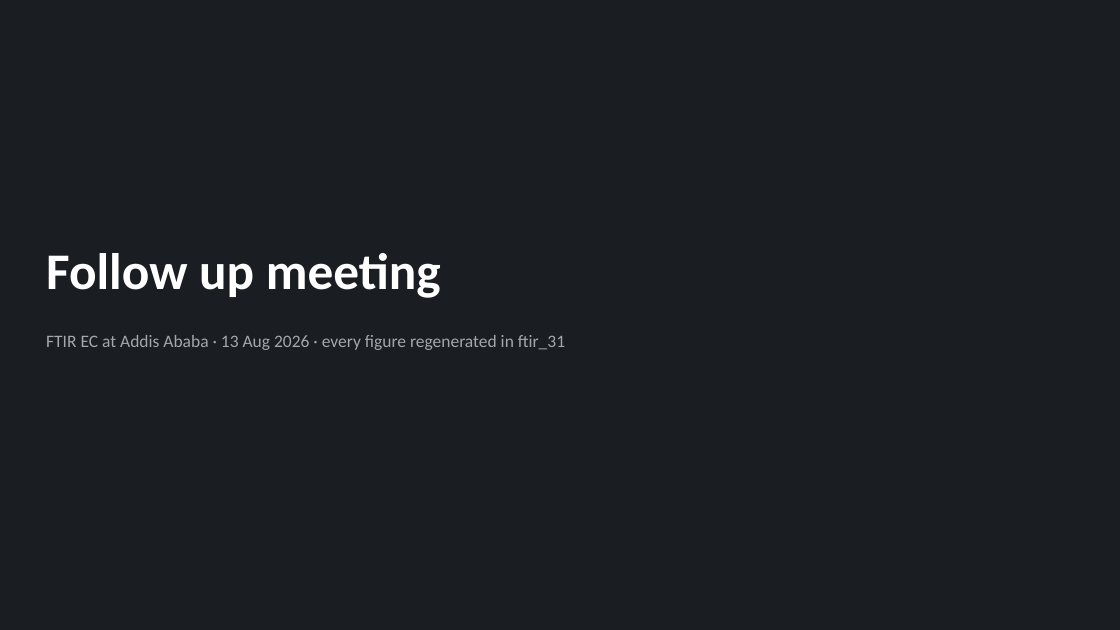
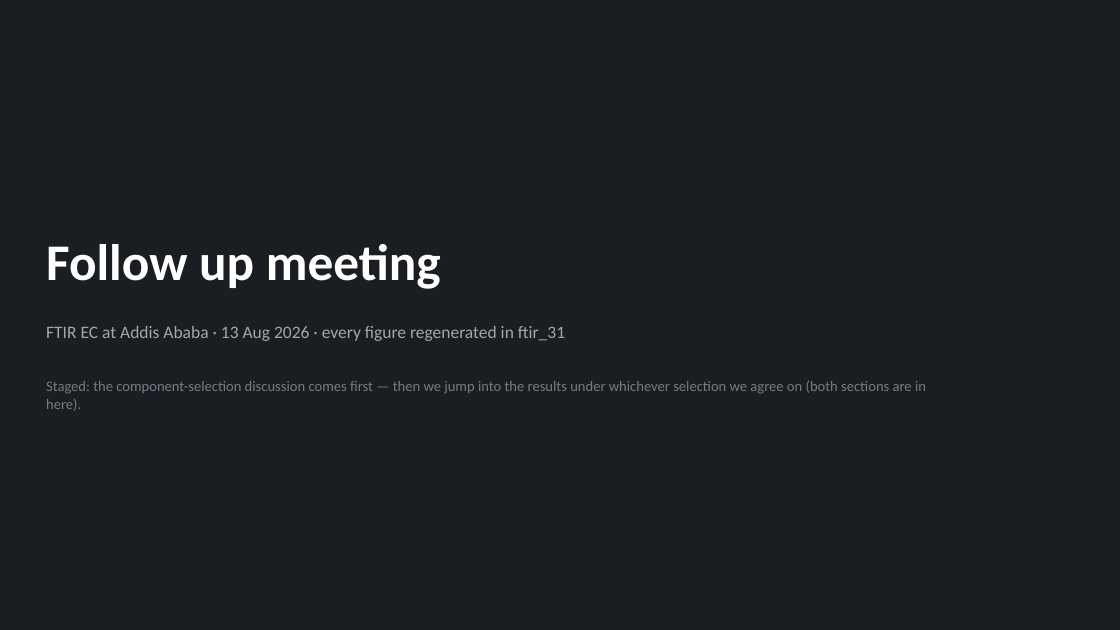
Before and after one commit to ahzs645/aethmodular, a slide deck: slide 1 of research/ftir_ec_phase3/deliverables/satoshi_followup_2026-08-13.pptx. Drawn at 1120x630 pixels with LibreOffice and Linux fonts; fonts in the diff are those of the drawing. Boxes give left, top, right and bottom in pixels: in the first picture for what was removed or moved away, otherwise in the second. Text is boxed around its words. In the diff, an @@ line names an element or a change of style, - is before the commit and + after.

```diff
--- a/research/ftir_ec_phase3/deliverables/satoshi_followup_2026-08-13.pptx
+++ b/research/ftir_ec_phase3/deliverables/satoshi_followup_2026-08-13.pptx
@@ text "Follow up meeting": place and size @@
-text "Follow up meeting" at box(46, 253, 441, 298)
+text "Follow up meeting" at box(46, 244, 441, 289)
@@ text "FTIR EC at Addis Ababa ...": place and size @@
-text "FTIR EC at Addis Ababa ..." at box(46, 335, 565, 350)
+text "FTIR EC at Addis Ababa ..." at box(46, 326, 565, 341)
@@ text added at box(46, 381, 926, 411), 12.5 pt, text #767C83 @@
+Staged: the component-selection discussion comes first — then we jump into the results under whichever selection we agree on (both sections are in here).
```
Also in this commit, not shown: 16 other slides changed, 6 slides added, 1 slide removed.
